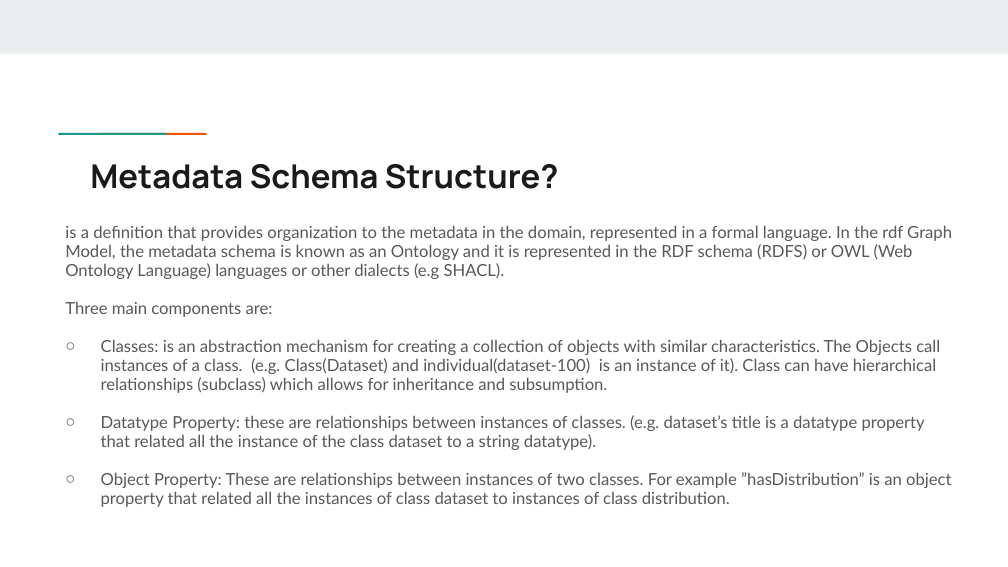
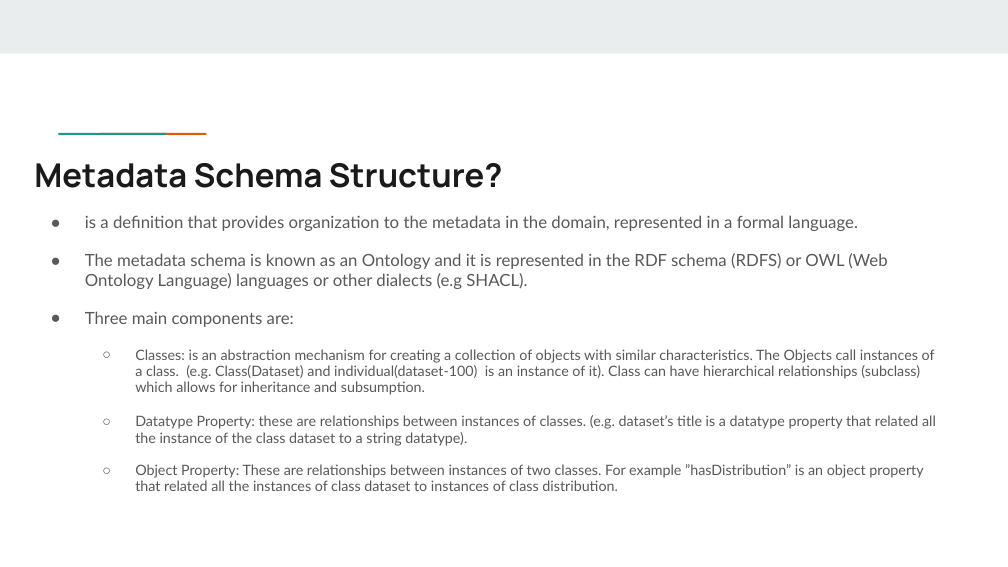
Before and after one commit to Health-RI/health-ri-metadata, a slide deck: slide 9 of Presentations/[DRAFT]HRI_Metadata_Schema_ImagingGroup_KickOff.pptx (slide 6 before the commit). Drawn at 1008x567 pixels with LibreOffice and Linux fonts; fonts in the diff are those of the drawing. Boxes give left, top, right and bottom in pixels: in the first picture for what was removed or moved away, otherwise in the second. Text is boxed around its words. In the diff, an @@ line names an element or a change of style, - is before the commit and + after.

```diff
--- a/Presentations/[DRAFT]HRI_Metadata_Schema_ImagingGroup_KickOff.pptx
+++ b/Presentations/[DRAFT]HRI_Metadata_Schema_ImagingGroup_KickOff.pptx
@@ title "Metadata Schema Structure?": place and size @@
-title "Metadata Schema Structure?" at [90, 164, 558, 189]
+title "Metadata Schema Structure?" at [34, 163, 502, 188]
@@ text "is a definition that provides ...": place and size @@
-text "is a definition that provides ..." at [65, 225, 952, 507]
+text "is a definition that provides ..." at [85, 215, 936, 491]
@@ text at [85, 215, 887, 289]: text changed; size 11.9 to 12 pt @@
-is a definition that provides organization to the metadata in the domain, represented in a formal language. In the rdf Graph Model, the metadata schema is known as an Ontology and it is represented in the RDF schema (RDFS) or OWL (Web Ontology Language) languages or other dialects (e.g SHACL).
+● is a definition that provides organization to the metadata in the domain, represented in a formal language.
+● The metadata schema is known as an Ontology and it is represented in the RDF schema (RDFS) or OWL (Web Ontology Language) languages or other dialects (e.g SHACL).
@@ text at [85, 311, 936, 491]: size 11.9 to 12 pt in "Three main components are:"; size 11.9 to 10.2 pt in "Classes: is an abstraction mechanism for creating ...", "Datatype Property: these are relationships between instances ...", "Object Property: These are relationships between instances ..."; bullet none to ●; list level 1 to 2 in "Classes: is an abstraction mechanism ..."; list level 1 to 2 in "Datatype Property: these are relationships ..."; list level 1 to 2 in "Object Property: These are relationships ..." @@
```
Also in this commit, not shown: 20 other slides changed, 4 slides added, 4 slides removed, 1 other file.
